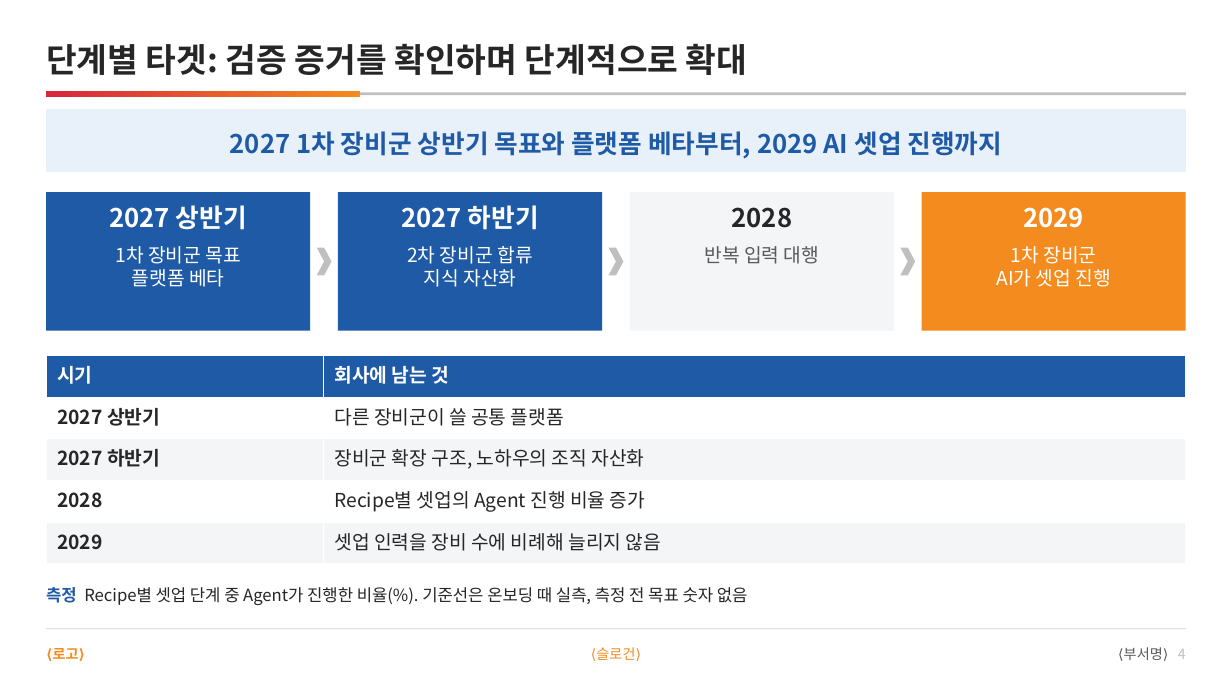
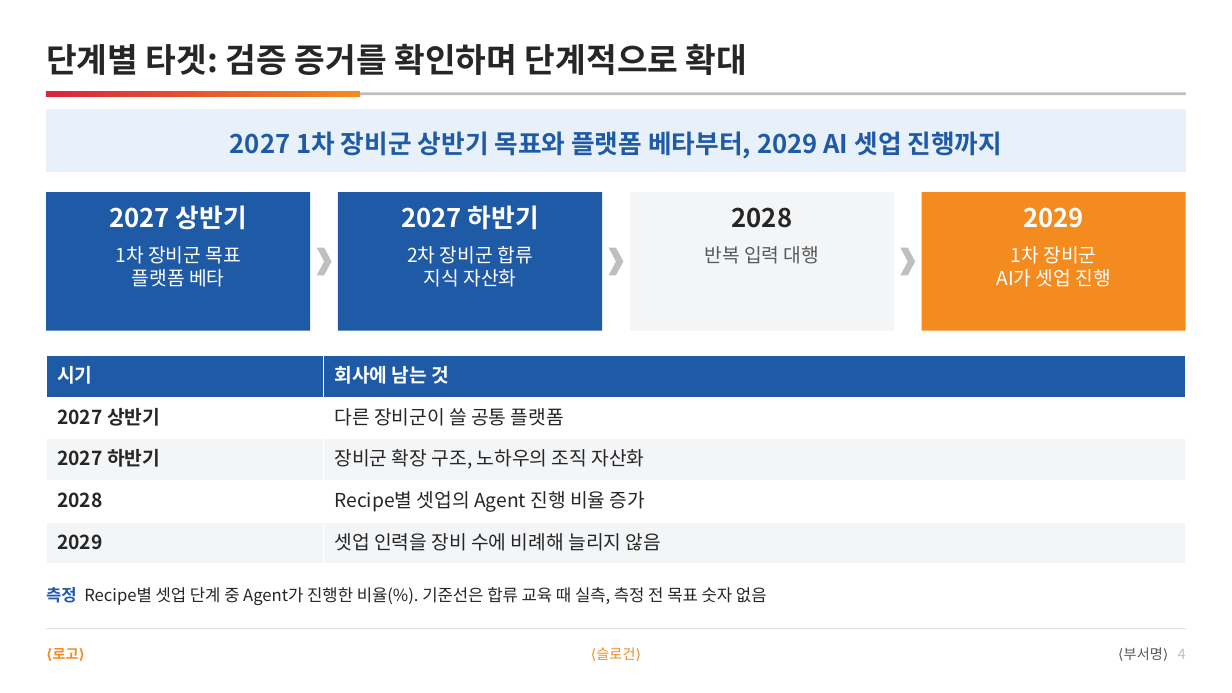
Before and after one commit to DarrenKoi/pm_notes, a slide deck: slide 4 of my-task/arc-tf/deliverables/arc-tf-exec-summary.pptx. Drawn at 1232x693 pixels with LibreOffice and Linux fonts; fonts in the diff are those of the drawing. Boxes give left, top, right and bottom in pixels: in the first picture for what was removed or moved away, otherwise in the second. Text is boxed around its words. In the diff, an @@ line names an element or a change of style, - is before the commit and + after.

```diff
--- a/my-task/arc-tf/deliverables/arc-tf-exec-summary.pptx
+++ b/my-task/arc-tf/deliverables/arc-tf-exec-summary.pptx
@@ text at (x1=46, y1=587, x2=767, y2=605): text changed @@
-측정 Recipe별 셋업 단계 중 Agent가 진행한 비율(%). 기준선은 온보딩 때 실측, 측정 전 목표 숫자 없음
+측정 Recipe별 셋업 단계 중 Agent가 진행한 비율(%). 기준선은 합류 교육 때 실측, 측정 전 목표 숫자 없음
```
Also in this commit, not shown: 1 other slide changed, 17 other files.
